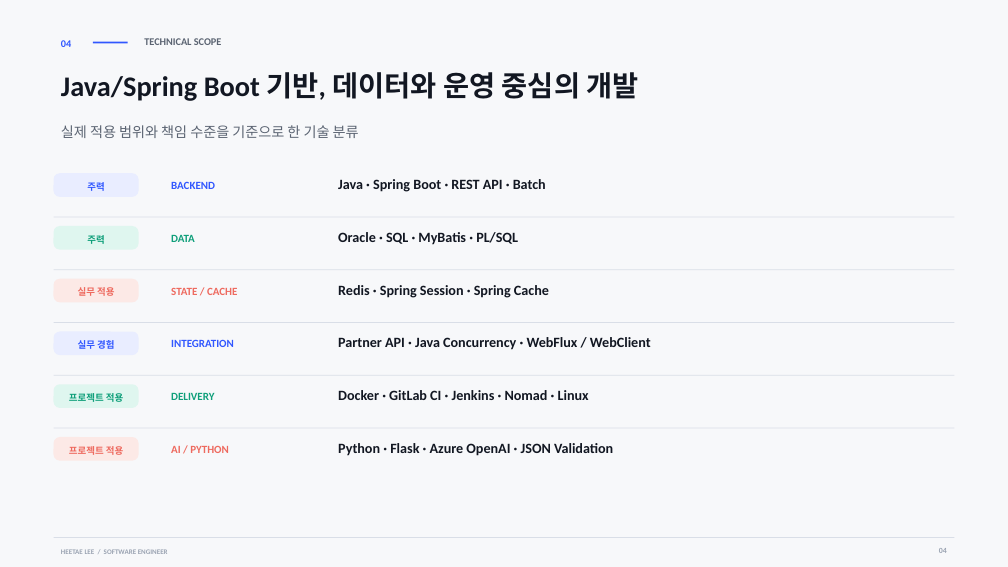
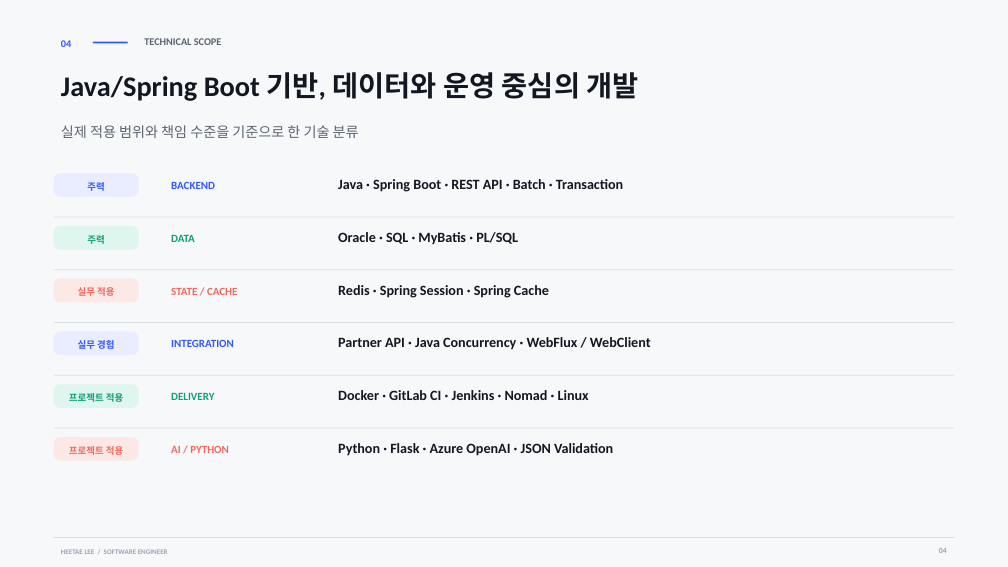
Before and after one commit to heetae-L/heetae-L.github.io, a slide deck: slide 4 of portfolio/heetae-lee-portfolio.pptx. Drawn at 1008x567 pixels with LibreOffice and Linux fonts; fonts in the diff are those of the drawing. Boxes give left, top, right and bottom in pixels: in the first picture for what was removed or moved away, otherwise in the second. Text is boxed around its words. In the diff, an @@ line names an element or a change of style, - is before the commit and + after.

```diff
--- a/portfolio/heetae-lee-portfolio.pptx
+++ b/portfolio/heetae-lee-portfolio.pptx
@@ text at <box>338,179,623,192</box>: text changed @@
-Java · Spring Boot · REST API · Batch
+Java · Spring Boot · REST API · Batch · Transaction
```
Also in this commit, not shown: 3 other slides changed, 12 other files.
